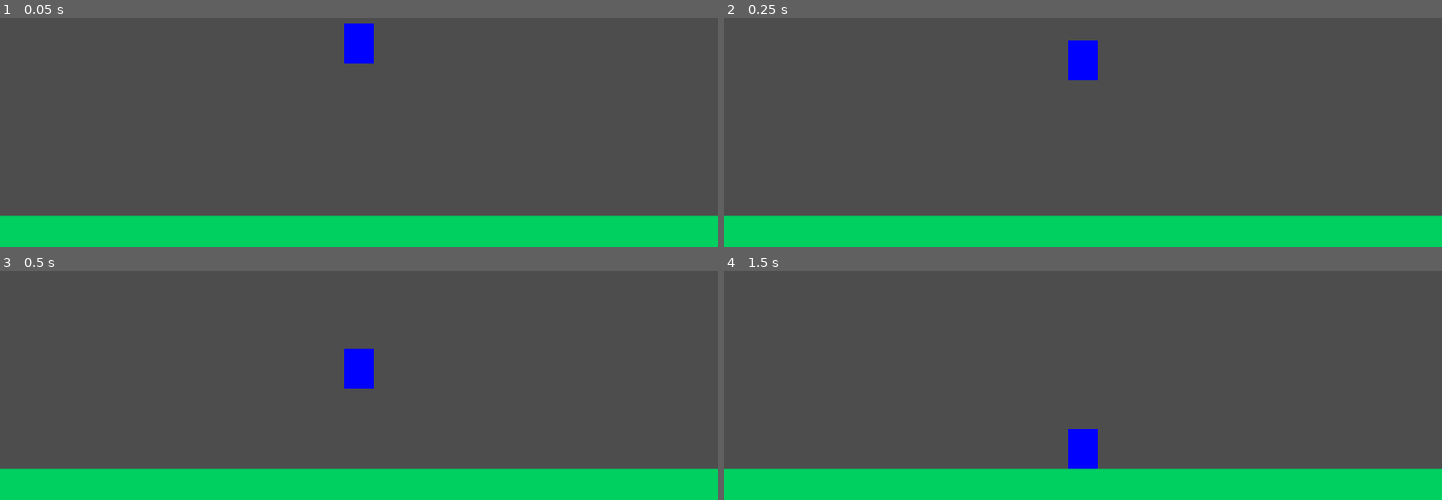
Above: before the commit, frames 1-4 (two rows, left to right).
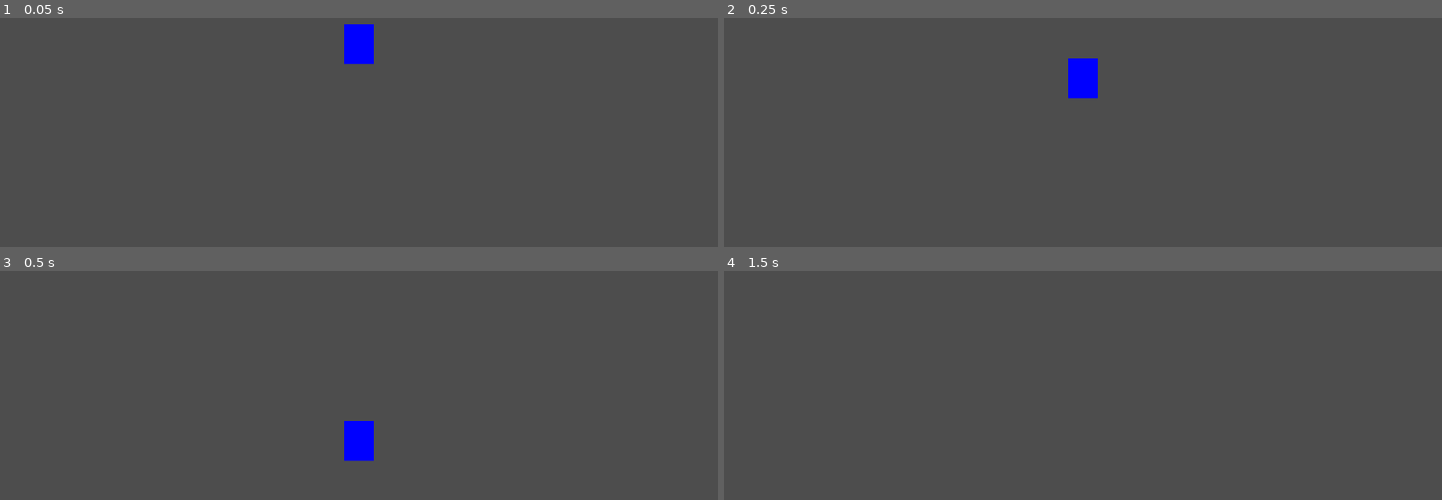
Above: after the commit, the same moments.

Repository: gabeschrock/frictionless
Game: Godot game, scene res://main.tscn
Same seed, same stepped clock (60 frames per second), same inputs: the game is played once before the commit and once after it.
Inputs:
- Up to frame 1 (0.05 s): no input
- Up to frame 2 (0.25 s): no input
- Up to frame 3 (0.5 s): no input
- Up to frame 4 (1.5 s): tap Enter at 1.25 s

The runs differ from the first frame. In frame 1, 14% of the frame differs, in the area x 0-100%, y 2-100%; in frame 2, 14%; in frame 3, 15%, in the area x 0-100%, y 33-100%; in frame 4, 14%.

Commit message:
added a base rectangle to build levels (level_rect) and redid demo_level

Diff:
--- a/ground_test.tscn
+++ /dev/null
@@ -1,21 +0,0 @@
-[gd_scene load_steps=2 format=3 uid="uid://bcn2e2l0dvlgi"]
-
-[sub_resource type="RectangleShape2D" id="RectangleShape2D_acaq6"]
-size = Vector2(1152, 50)
-
-[node name="GroundTest" type="RigidBody2D"]
-position = Vector2(576, 623)
-gravity_scale = 0.0
-freeze = true
-
-[node name="CollisionShape2D" type="CollisionShape2D" parent="."]
-shape = SubResource("RectangleShape2D_acaq6")
-
-[node name="ColorRect" type="ColorRect" parent="."]
-offset_left = -576.0
-offset_top = -25.0
-offset_right = 576.0
-offset_bottom = 25.0
-size_flags_horizontal = 4
-size_flags_vertical = 8
-color = Color(0, 0.815686, 0.376471, 1)
--- a/main.tscn
+++ b/main.tscn
@@ -1,11 +1,12 @@
 [gd_scene load_steps=3 format=3 uid="uid://ckum5b7fp8frx"]
 
 [ext_resource type="PackedScene" uid="uid://bryrwpbxmg7mf" path="res://player.tscn" id="1_3gmit"]
-[ext_resource type="PackedScene" uid="uid://bcn2e2l0dvlgi" path="res://ground_test.tscn" id="2_bl28l"]
+[ext_resource type="PackedScene" uid="uid://bcn2e2l0dvlgi" path="res://demo_level.tscn" id="2_bl28l"]
 
 [node name="Main" type="Node"]
 
-[node name="GroundTest" parent="." instance=ExtResource("2_bl28l")]
-
 [node name="Player" parent="." instance=ExtResource("1_3gmit")]
 position = Vector2(576, 320)
+gravity_scale = 2.0
+
+[node name="DemoLevel" parent="." instance=ExtResource("2_bl28l")]
--- a/player.tscn
+++ b/player.tscn
@@ -1,5 +1,6 @@
-[gd_scene load_steps=4 format=3 uid="uid://bryrwpbxmg7mf"]
+[gd_scene load_steps=5 format=3 uid="uid://bryrwpbxmg7mf"]
 
+[ext_resource type="Script" path="res://player.gd" id="1_wk7f4"]
 [ext_resource type="Texture2D" uid="uid://20ol4pejvctr" path="res://assets/player-placeholder.png" id="2_3qlda"]
 
 [sub_resource type="RectangleShape2D" id="RectangleShape2D_n820v"]
@@ -17,6 +18,8 @@
 }]
 
 [node name="Player" type="RigidBody2D"]
+lock_rotation = true
+script = ExtResource("1_wk7f4")
 
 [node name="CollisionShape2D" type="CollisionShape2D" parent="."]
 shape = SubResource("RectangleShape2D_n820v")
